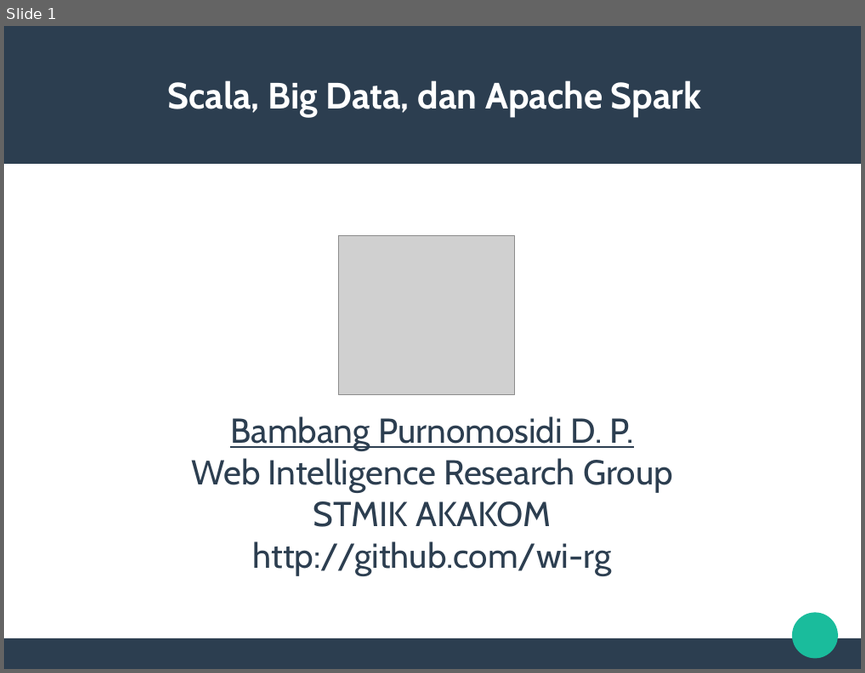
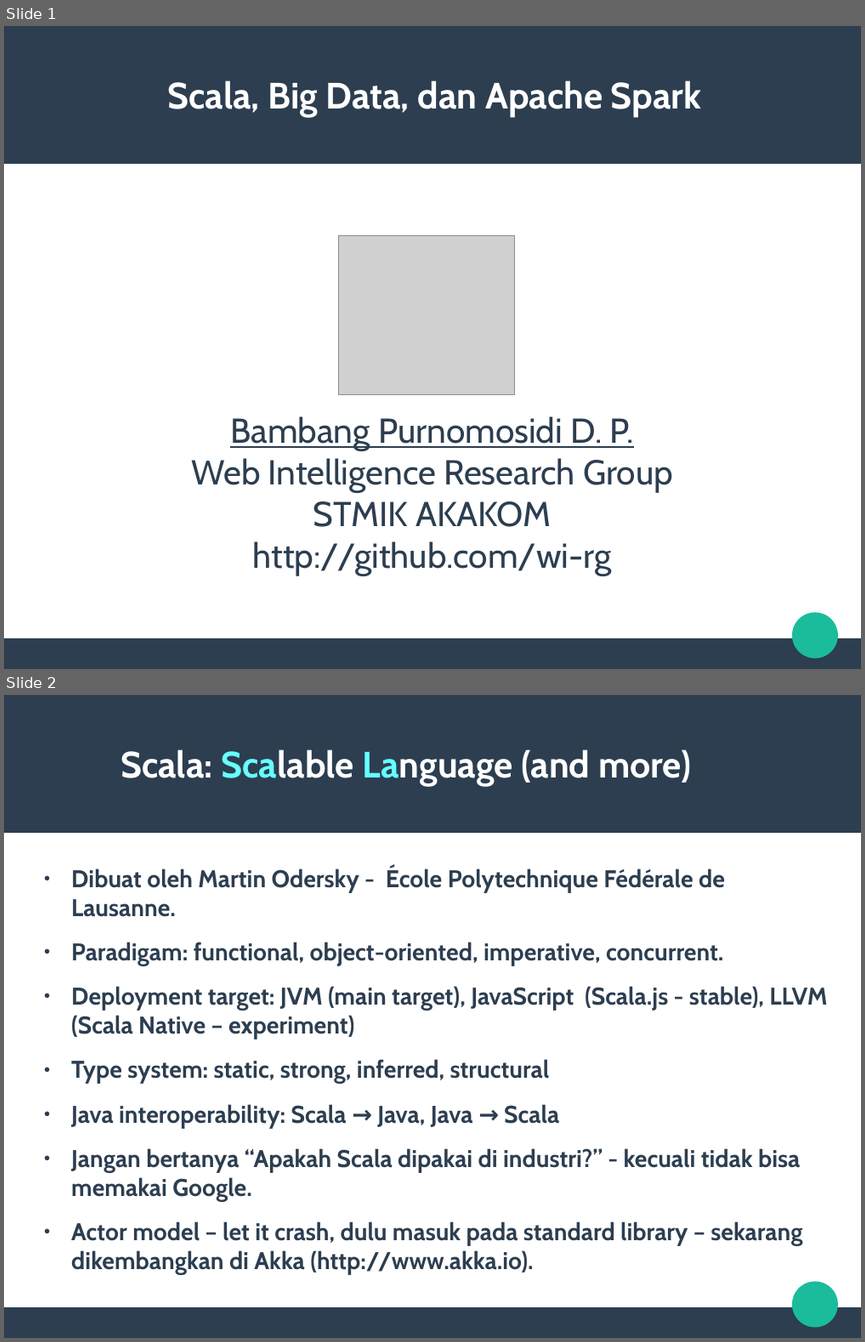
Before and after one commit to wi-rg/presentation, a slide deck: scala-bigdata-spark/scala-bigdata-spark.odp. Shown one above the other, each under a label of ours: slide 1 before the commit, slides 1 and 2 after it. The pictures are 865x673 and 865x1342 pixels, drawn with LibreOffice and Linux fonts; fonts in the diff are those of the drawing; grey boxes stand for pictures. Boxes give left, top, right and bottom in pixels: in the first picture for what was removed or moved away, otherwise in the second. Text is boxed around its words. In the diff, an @@ line names an element or a change of style, - is before the commit and + after.

Commit message:
Finish Scala-BigData-Spark presentation

```diff
--- a/scala-bigdata-spark/scala-bigdata-spark.odp
+++ b/scala-bigdata-spark/scala-bigdata-spark.odp
@@ slide 2 added at [4, 695, 861, 1338], background #FFFFFF; not listed: 3 template elements that a slide beside it also shows @@
@@ title added at [120, 749, 691, 786], 33.9 pt, text #FFFFFF, bold @@
+Scala: Scalable Language (and more)
@@ text added at [71, 867, 827, 1275], 22.4 pt, text #2C3E50, bold @@
+● Dibuat oleh Martin Odersky - École Polytechnique Fédérale de Lausanne.
+● Paradigam: functional, object-oriented, imperative, concurrent.
+● Deployment target: JVM (main target), JavaScript (Scala.js - stable), LLVM (Scala Native – experiment)
+● Type system: static, strong, inferred, structural
+● Java interoperability: Scala → Java, Java → Scala
+● Jangan bertanya “Apakah Scala dipakai di industri?” - kecuali tidak bisa memakai Google.
+● Actor model – let it crash, dulu masuk pada standard library – sekarang dikembangkan di Akka (http://www.akka.io).
```
Also in this commit, not shown: 6 other slides added, 1 other file.
